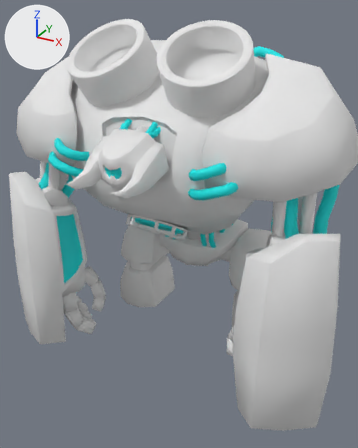
What one commit did to the FBX model DungeonCrawler/Assets/RawAssets/Robot/Tank_Robot/Tank_Robot.fbx.
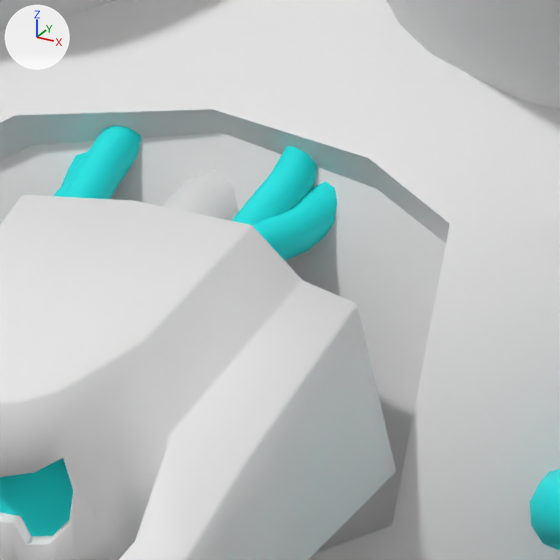
Each version appears first whole from a 50 mm lens placed at (4.04, -7.55, 6.11), pointed at (0.24, -0.63, 2.65), and next in a close-up on the part from 31% to 54% of the width and 22% to 41% of the height. The lights are fixed; the arrows at upper left show +X, +Y and +Z. Where no turn or scale is listed for an object, it has been applied to the vertices.

The first close-up shows 'mesh_tank_robot'.
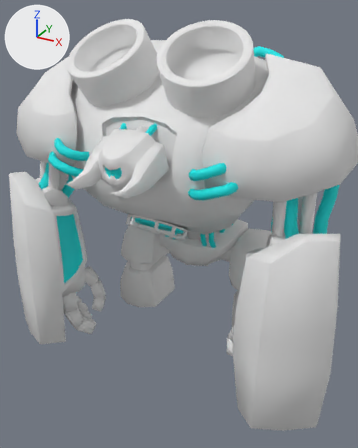
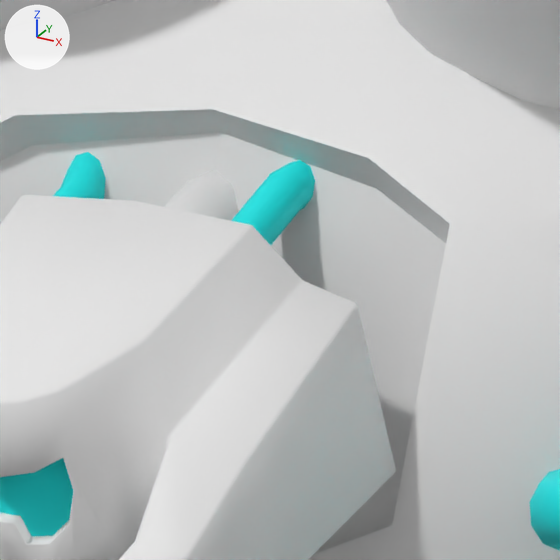
What differs and where, as boxes [x1, y1, x2, y2] in the close-ups (560 x 560 px; the box of a moved part takes in the faces that stretch with it):
```json
{"part": 1, "of": "me_cube_021", "change": "deleted", "before": [63, 125, 337, 261], "on screen": "cyan"}
{"part": 2, "of": "me_cube_021", "change": "moved or reshaped", "before": [271, 146, 317, 197], "after": [272, 160, 315, 210]}
```

Edits to the scene script, one JSON object a line:
```json
{"block": "me_cube_021", "where": "# used by ob_mesh_tank_robot; location = (0.0, 0.0, 0.0)"}
{"block": "me_cube_021", "where": "# verts and faces of me_cube_021; kept vertices keep their numbers, new ones are numbered from 6237"}
{"block": "me_cube_021", "where": "# before: 902 (0.23, -1.26, 4.62), 907 (0.26, -1.26, 4.61), 910 (0.27, -1.25, 4.59), 913 (0.27, -1.24, 4.56), 916 (0.26, -1.24, 4.53)"}
{"block": "me_cube_021", "where": "# before: 919 (0.23, -1.24, 4.52), 922 (0.2, -1.24, 4.53), 925 (0.18, -1.24, 4.56), 928 (0.18, -1.25, 4.59), 931 (0.2, -1.26, 4.61)"}
{"op": "remove", "block": "me_cube_021", "code": "me_cube_021.from_pydata(...)  # 6237 vertices, 5364 faces; spans x -3.18..3.18, y -2.71..1.45, z -0.08..5.92"}
{"op": "add", "block": "me_cube_021", "code": "me_cube_021.from_pydata(...)  # 5968 vertices, 5170 faces; spans x -3.18..3.18, y -2.71..1.45, z -0.08..5.92"}
{"block": "me_cube_021", "change": "me_cube_021 part 1: 7 loose pieces with 250 vertices, spanning x -0.41..0.39, y -1.87..1.07, z 1.97..4.62, are deleted"}
{"block": "me_cube_021", "change": "me_cube_021 part 2"}
{"op": "add", "block": "me_cube_021", "code": "for i in [902, 907, 910, 913, 916, 919, 922, 925, 928, 931]: verts[i] += (0.0, 0.0, -0.09)"}
```
